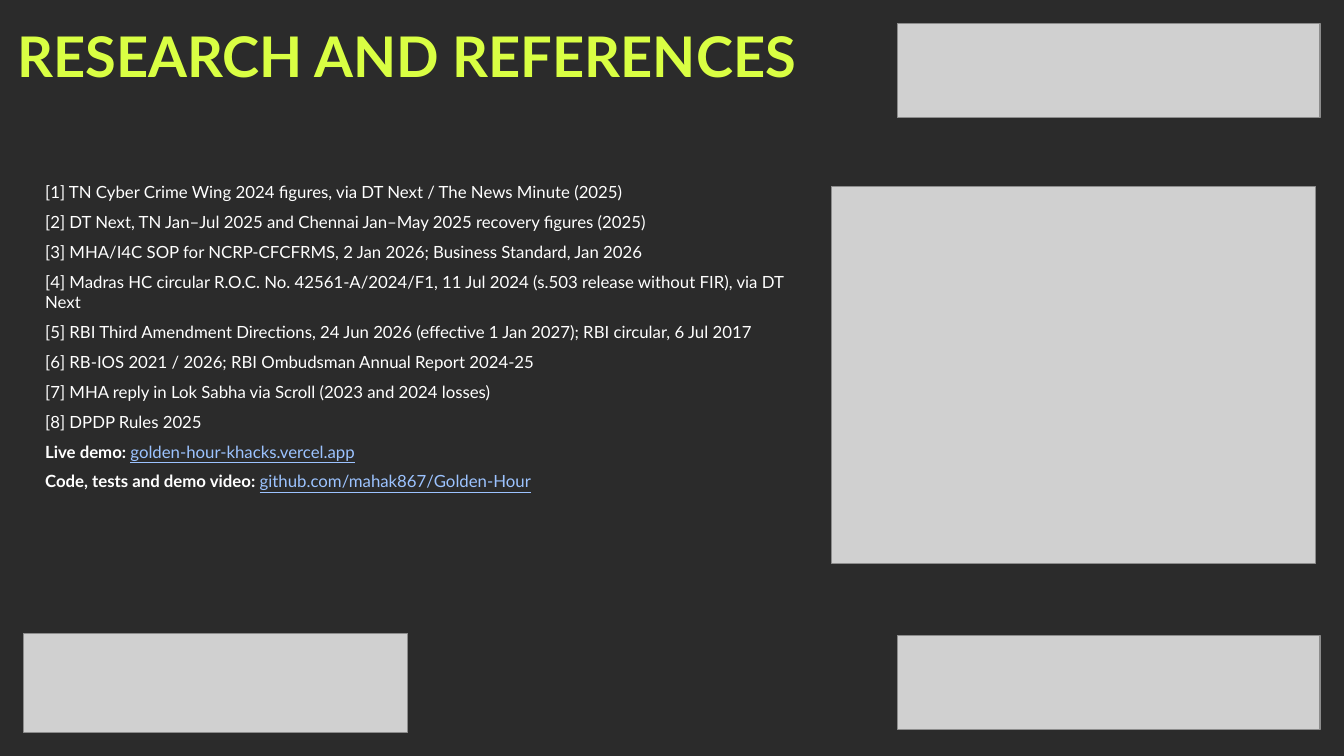
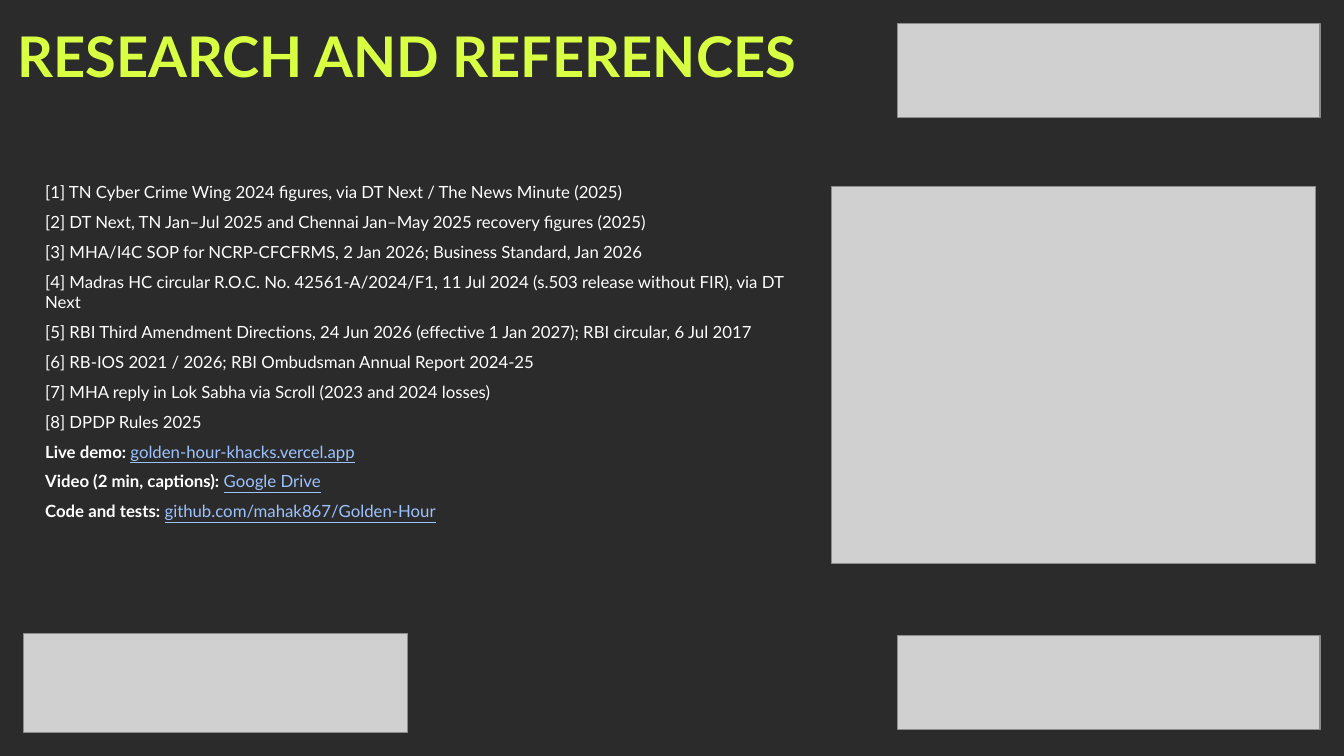
Before and after one commit to mahak867/Golden-Hour, a slide deck: slide 7 of deck/GoldenHour_KHacks4_Submission_Visual.pptx. Drawn at 1344x756 pixels with LibreOffice and Linux fonts; fonts in the diff are those of the drawing; grey boxes stand for pictures; background and template pictures are left out; a plain dark background stands for a picture behind light text. Boxes give left, top, right and bottom in pixels: in the first picture for what was removed or moved away, otherwise in the second. Text is boxed around its words. In the diff, an @@ line names an element or a change of style, - is before the commit and + after.

Commit message:
Link the captioned demo video on Google Drive from slide 7, README and tour

```diff
--- a/deck/GoldenHour_KHacks4_Submission_Visual.pptx
+++ b/deck/GoldenHour_KHacks4_Submission_Visual.pptx
@@ text at [45, 474, 436, 520]: text changed @@
-Code, tests and demo video: github.com/mahak867/Golden-Hour
+Video (2 min, captions): Google Drive
+Code and tests: github.com/mahak867/Golden-Hour
```
Also in this commit, not shown: 3 other files.
